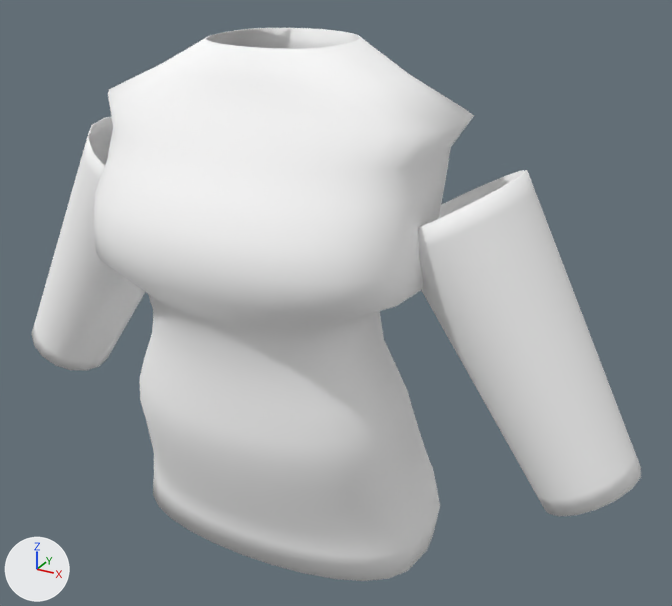
An edit to the glTF model assets/templates/female/shirt.glb, drawn before and after from the same camera.
One viewpoint serves both versions: a camera (50 mm lens) standing at (0.528, -0.863, 1.546) and looking at (0.057, -0.007, 1.118). Lighting does not change. The marker at lower left points along +X, +Y and +Z. The first picture is the older version.

The scene before the commit, as lines of its bpy script (objects in view):
```python
me_top_longsleeve_female = bpy.data.meshes.new('top_longsleeve_female')
me_top_longsleeve_female.from_pydata(...)  # 2152 vertices, 4304 faces; spans x -0.414..0.414, y -0.194..0.113, z 0.83..1.41
me_top_longsleeve_female.materials.append(mat_top_longsleeve_female_mat)
ob_top_longsleeve_female = bpy.data.objects.new('top_longsleeve_female', me_top_longsleeve_female)
ob_top_longsleeve_female.location = (0.0, 0.0, 0.0)
```
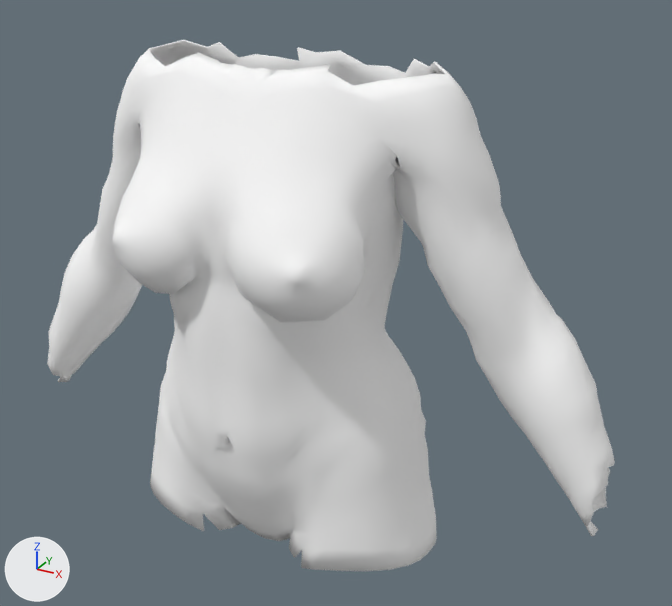
What differs and where, as boxes (x1, y1, x2, y2) in the pictures (672 x 606 px):
'top_longsleeve_female', reshaped (7% narrower)
    before: (32, 28, 641, 581)
    after: (47, 40, 615, 571)
part 1 of me_top_longsleeve_female, rebuilt (49% wider)
    before: (94, 28, 474, 581)
    after: (47, 40, 615, 571)
part 2 of me_top_longsleeve_female, deleted
    before: (32, 117, 145, 371)
part 3 of me_top_longsleeve_female, deleted
    before: (418, 170, 641, 516)

The change, as a diff of the scene's bpy script:
```diff
--- a/assets/templates/female/shirt.glb.py
+++ b/assets/templates/female/shirt.glb.py
@@ me_top_longsleeve_female @@
 # used by ob_top_longsleeve_female; location = (0.0, 0.0, 0.0)
-me_top_longsleeve_female.from_pydata(...)  # 2152 vertices, 4304 faces; spans x -0.414..0.414, y -0.194..0.113, z 0.83..1.41
+me_top_longsleeve_female.from_pydata(...)  # 4064 vertices, 8144 faces; spans x -0.384..0.386, y -0.183..0.107, z 0.819..1.395
+# me_top_longsleeve_female part 1: the loose piece of 1064 vertices spanning x -0.21..0.21, y -0.194..0.113, z 0.83..1.41 is rebuilt with 4064 vertices and now spans x -0.384..0.386, y -0.183..0.107, z 0.819..1.395
+# me_top_longsleeve_female part 2: the loose piece of 544 vertices spanning x -0.414..-0.132, y -0.084..0.068, z 0.943..1.297 is deleted
+# me_top_longsleeve_female part 3: the loose piece of 544 vertices spanning x 0.132..0.414, y -0.084..0.068, z 0.943..1.297 is deleted
 me_top_longsleeve_female.materials.append(mat_top_longsleeve_female_mat)
```
